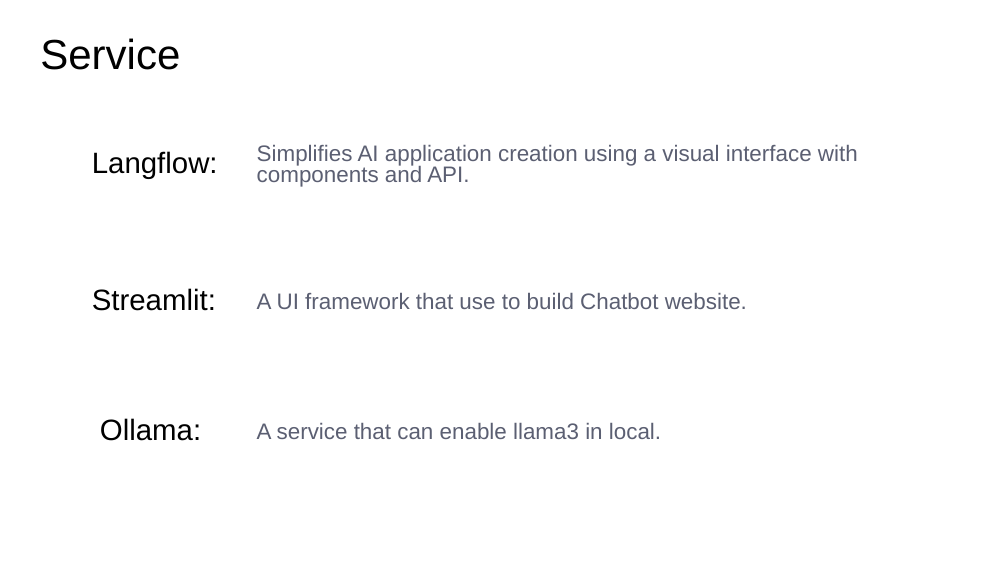
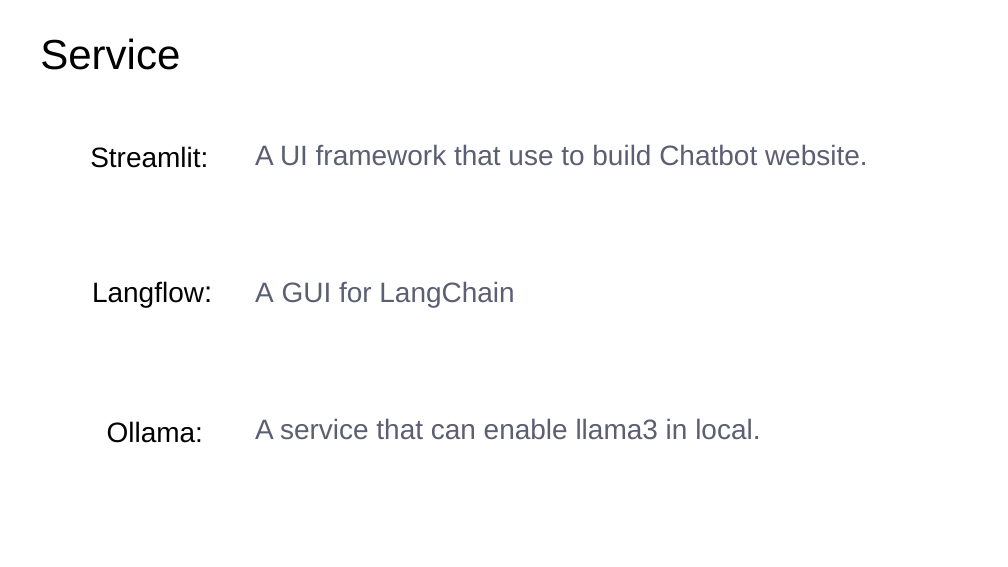
Before and after one commit to LeeMoofon0222/Vizuro_Intern, a slide deck: slide 6 of causalAi_chatBot/Chatbot.pptx. Drawn at 1008x567 pixels with LibreOffice and Linux fonts; fonts in the diff are those of the drawing. Boxes give left, top, right and bottom in pixels: in the first picture for what was removed or moved away, otherwise in the second. Text is boxed around its words. In the diff, an @@ line names an element or a change of style, - is before the commit and + after.

```diff
--- a/causalAi_chatBot/Chatbot.pptx
+++ b/causalAi_chatBot/Chatbot.pptx
@@ text "Streamlit:" at box(90, 146, 208, 168): size 42 to 40 pt @@
@@ text "Streamlit:": place and size @@
-text "Streamlit:" at box(92, 288, 216, 311)
+text "Streamlit:" at box(90, 146, 208, 168)
@@ text "A UI framework that use ..." at box(255, 144, 868, 166): size 32 to 40 pt @@
@@ text "A UI framework that use ...": place and size @@
-text "A UI framework that use ..." at box(257, 293, 747, 309)
+text "A UI framework that use ..." at box(255, 144, 868, 166)
@@ text "Langflow:": place and size @@
-text "Langflow:" at box(92, 151, 218, 179)
+text "Langflow:" at box(92, 281, 204, 307)
@@ text "Langflow:" at box(92, 281, 204, 307): size 42 to 40 pt in "Langflow:" @@
@@ text at box(255, 281, 514, 307): text changed; size 32 to 40 pt @@
-Simplifies AI application creation using a visual interface with components and API.
+A GUI for LangChain
@@ text "A service that can enable ..." at box(255, 418, 760, 440): size 32 to 40 pt @@
@@ text "Ollama:" at box(107, 421, 203, 443): size 42 to 40 pt @@
```
Also in this commit, not shown: 4 other slides changed, 3 other files.
